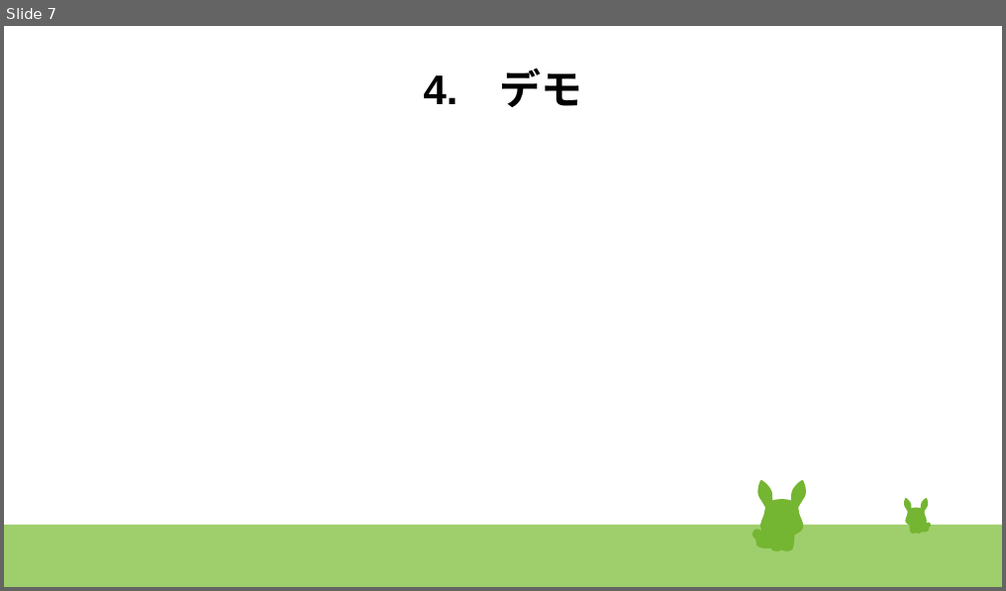
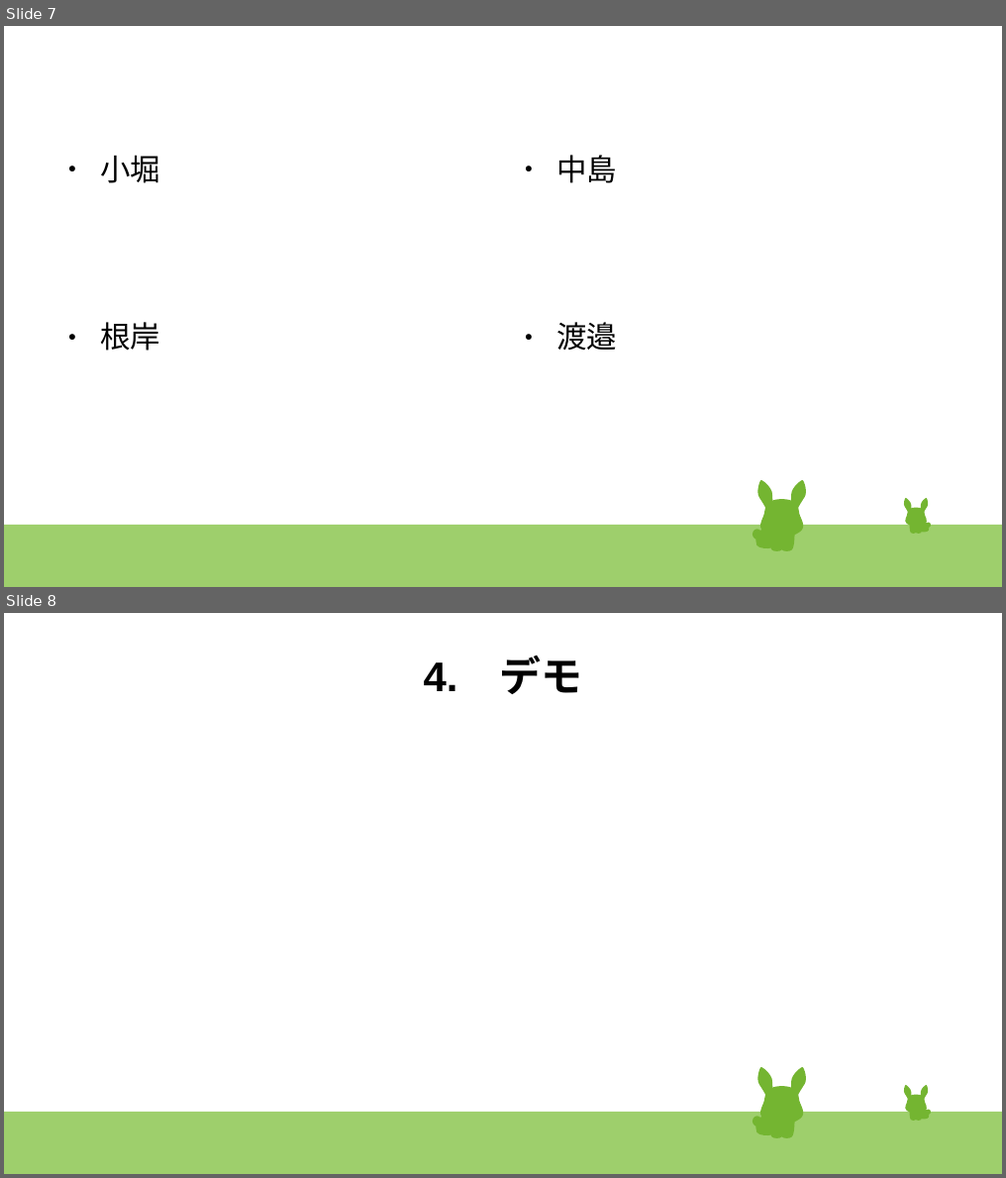
Before and after one commit to 17bd089s/shopping, a slide deck: document/発表スライド改.odp. Shown one above the other, each under a label of ours: slide 7 before the commit, slides 7 and 8 after it. The pictures are 1006x591 and 1006x1178 pixels, drawn with LibreOffice and Linux fonts; fonts in the diff are those of the drawing. Boxes give left, top, right and bottom in pixels: in the first picture for what was removed or moved away, otherwise in the second. Text is boxed around its words. In the diff, an @@ line names an element or a change of style, - is before the commit and + after.

Commit message:
追加

```diff
--- a/document/発表スライド改.odp
+++ b/document/発表スライド改.odp
@@ slide 7 added at (4,26,1002,587), background #FFFFFF; not listed: 47 template elements that a slide beside it also shows @@
@@ text added at (100,155,160,183), 24 pt, text #000000 @@
+● 小堀
@@ text added at (556,155,617,183), 24 pt, text #000000 @@
+● 中島
@@ text added at (100,322,160,351), 24 pt, text #000000 @@
+● 根岸
@@ text added at (556,322,617,351), 24 pt, text #000000 @@
+● 渡邉
@@ what was slide 7 is now slide 8 @@
```
